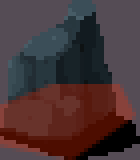
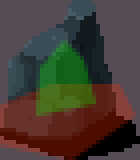
Layers edited between the first and the second 140×160 image:
added layer "Hotspot" (30%) above "Collider" over [36, 40, 96, 116]
